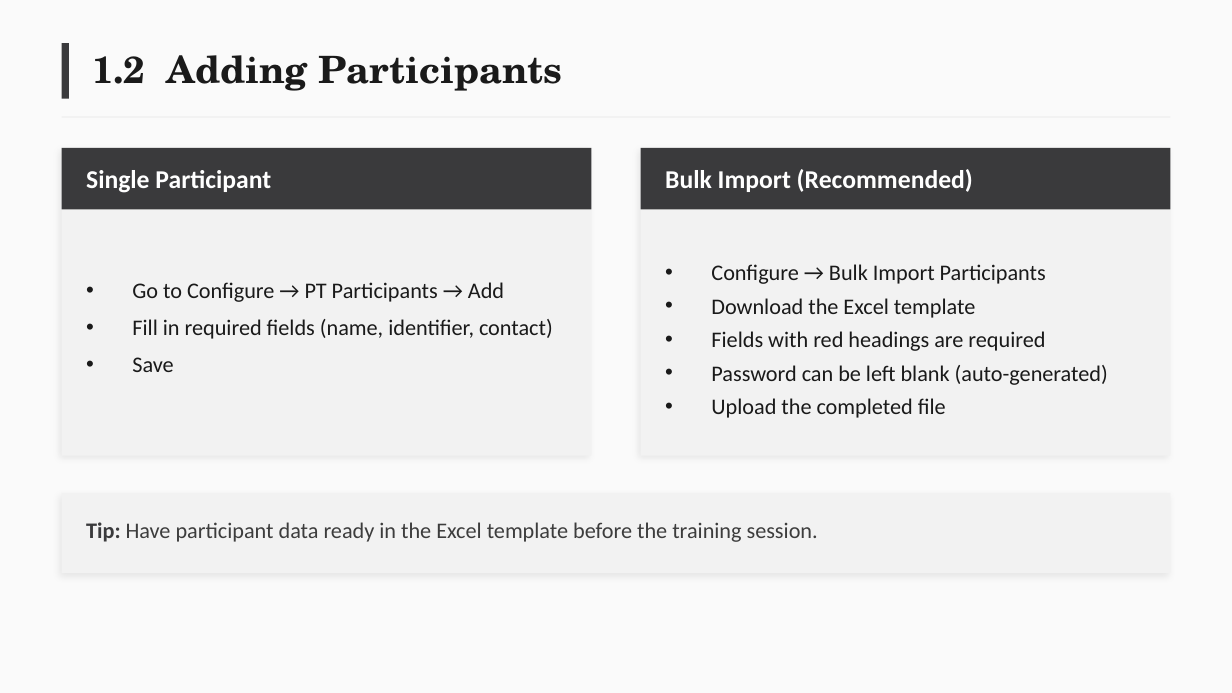
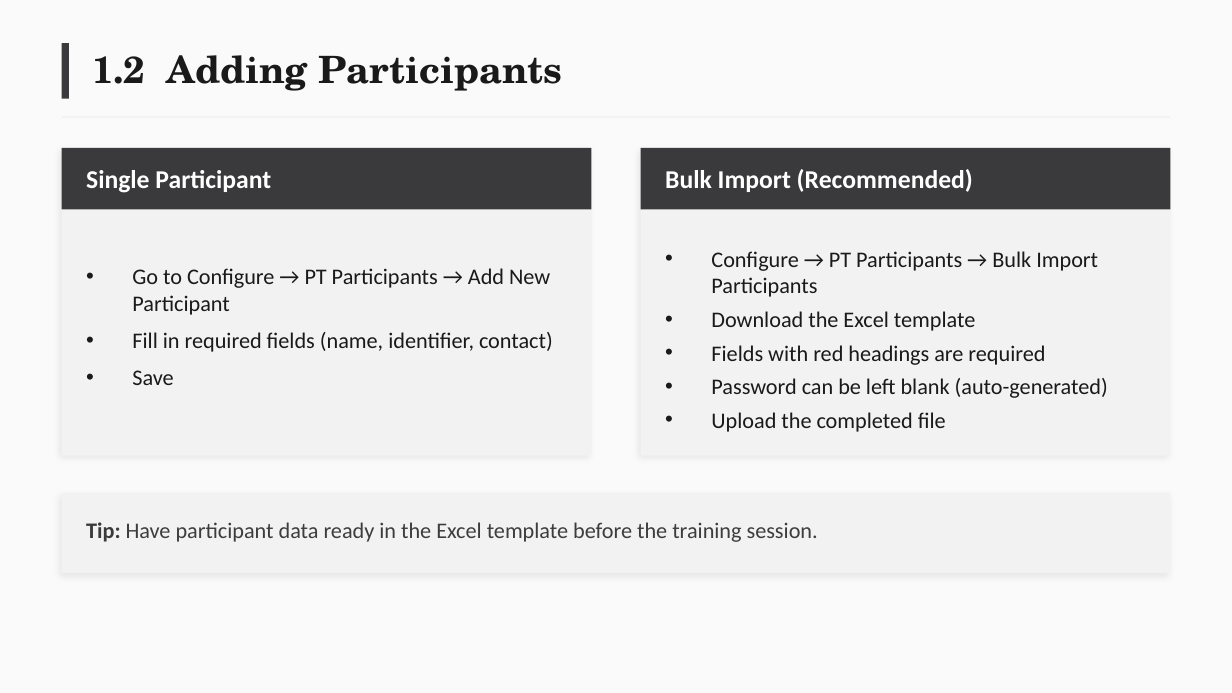
Before and after one commit to deforay/ept, a slide deck: slide 7 of docs/training/ePT-Training-Curriculum.pptx. Drawn at 1232x693 pixels with LibreOffice and Linux fonts; fonts in the diff are those of the drawing. Boxes give left, top, right and bottom in pixels: in the first picture for what was removed or moved away, otherwise in the second. Text is boxed around its words. In the diff, an @@ line names an element or a change of style, - is before the commit and + after.

```diff
--- a/docs/training/ePT-Training-Curriculum.pptx
+++ b/docs/training/ePT-Training-Curriculum.pptx
@@ text at box(132, 268, 550, 315): text changed @@
-• Go to Configure → PT Participants → Add
+• Go to Configure → PT Participants → Add New Participant
@@ text at box(711, 251, 1098, 297): text changed @@
-• Configure → Bulk Import Participants
+• Configure → PT Participants → Bulk Import Participants
```
Also in this commit, not shown: 1 other slide changed, 8 other files.
